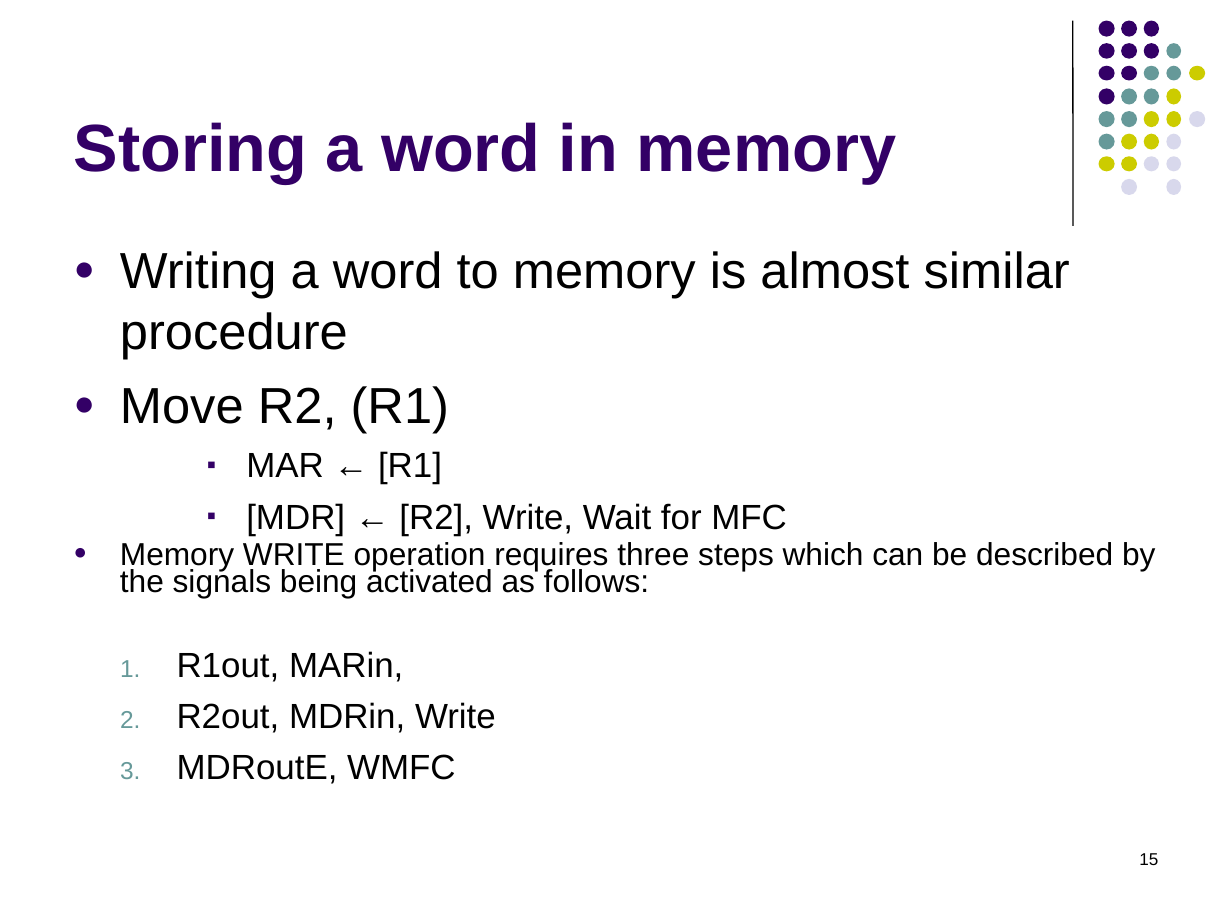
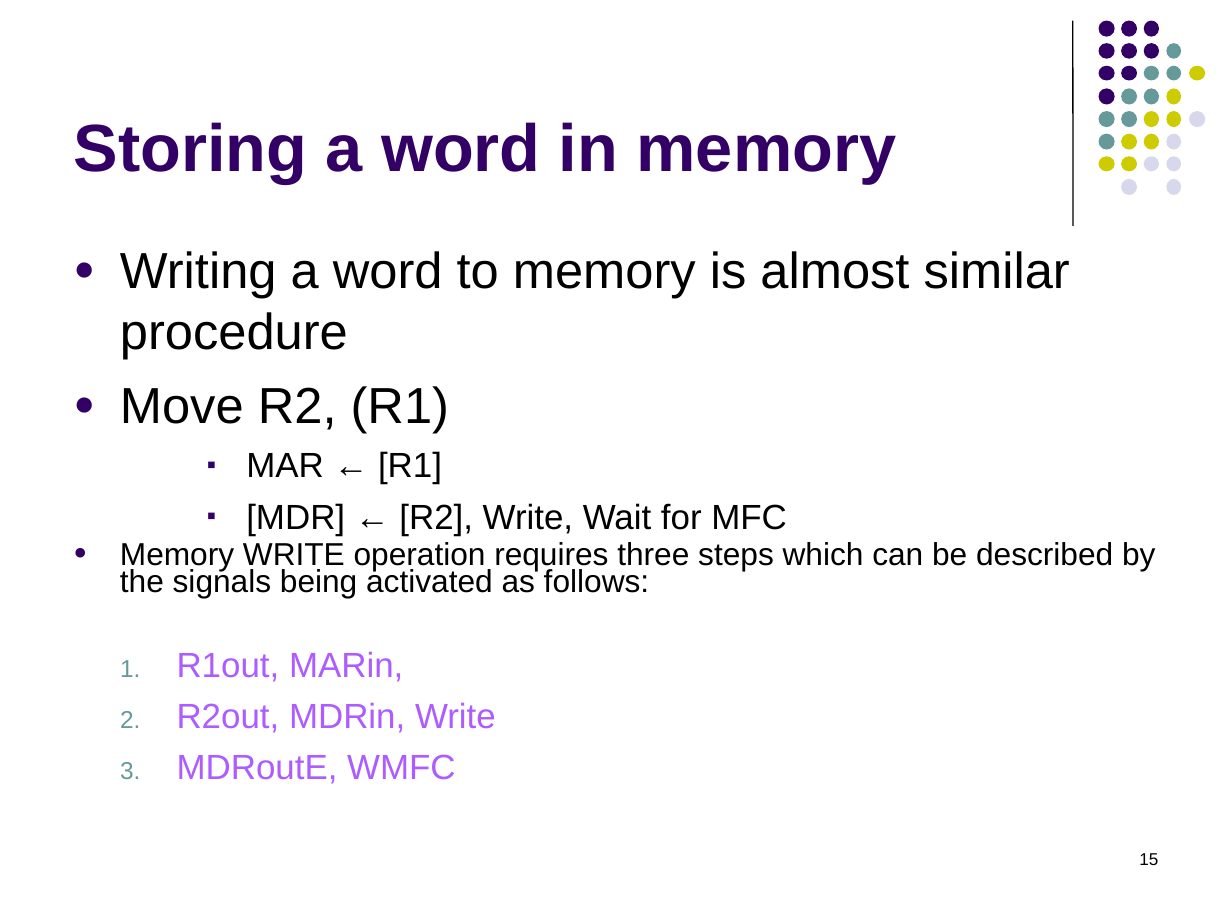
Before and after one commit to Khushi130404/Assembly_8085_Processor, a slide deck: slide 15 of CO_Study/5_cpudesignfinal_ams.ppt. Drawn at 1232x924 pixels with LibreOffice and Linux fonts; fonts in the diff are those of the drawing. Boxes give left, top, right and bottom in pixels: in the first picture for what was removed or moved away, otherwise in the second. Text is boxed around its words. In the diff, an @@ line names an element or a change of style, - is before the commit and + after.

```diff
--- a/CO_Study/5_cpudesignfinal_ams.ppt
+++ b/CO_Study/5_cpudesignfinal_ams.ppt
@@ text at box(177, 651, 496, 784): text colour #000000 to #AD5CFF in "R1out, MARin,", "R2out, MDRin, Write", "MDRoutE, WMFC" @@
```
Also in this commit, not shown: 3 other slides changed, 1 other file.
